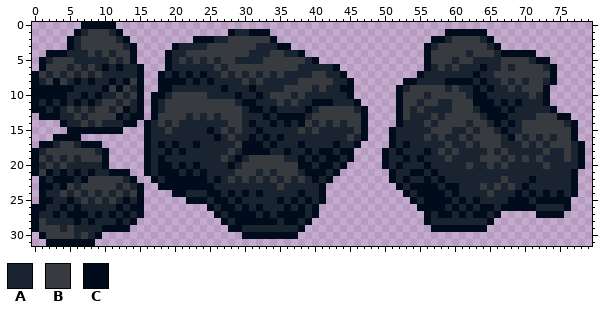
One commit to this sprite sheet: Assets/Sprites/Props/Rocks.png. That is the earlier state.
The file is 80x32 pixels.
Palette (. is transparent): A #1a2431  B #373a3e  C #000c1b
Pixels before, first column x 0:
 0 .......CCCCC...................................................................
 1 ......CABBBAC...............CAACCC.........................CCCCCC..............
 2 .....CABBBBBAC.........CCCAABBBBBBC......................CCABBBBAC.............
 3 .....CABBBBBBAC.....CAAAABBBBBBBAAACC...................CABBBBBBBAC............
 4 ..CCCAAABABABBC....CAABBBBBBBBBAAABBAAC.................CBBBBBABBBACCCCC.......
 5 .CABBBAAAAABABC....CABABABABBAAAABBBBBBAC...............CBBBABBAAAABBBBACC.....
 6 .CBBBABABACACAAC...CAAAAAABABBBBBBBBBBAAAAAC............CABABAAACAABABBBBAC....
 7 CBABABABABAAAAAC..CACACACAABABABABABAAAABBAAC..........CAAAAAAACAABBBBBBBBC....
 8 CABCBACACAACACBC..CCCCACACAAAABABAAAAABBBBBAAC.......CCAAAACCCCACAABABABBAC....
 9 CCCCCCAAAACBCBAC..CCAAAAAAACAAACAAAABBBBABAACC......CABBBBBABAACACAABABBBC.....
10 CCCCCAACACAABABC.CCABBBBBAAAACAACABBBABAAAAAAC......CBBBABBBBBACCAAAAAABAC.....
11 CACACACACABBABAC.CABBBBBBBBBBACCAAABABAACCCAAAC.....CBBABBAABBBCCCACACAAAC.....
12 CCACABABABBABCAC.CABBBBBBBBBBBACCACAAAACABBBBBAC....CBABAAAABBBACCCACAAAAAC....
13 .CCCAABABBBBCACC.CBBBBABABABBBAAACACCCCABBBBBBBC....CBAAABABBBBBACCCAAAABBBCC..
14 ....CAABABAAACC.CABABAAAAAAABBACAACACACBABABABBC....CAAABABBBBABBACACABBBBBBAC.
15 .....CCCCCCCC...CAABAAAAACABABAACAAAAABABAAAAABC...CAAAAABBBAABABBACAABBBBBBBC.
16 ...CCCC.........CAAAAAAAAACABAACACACAAAAAAAAABAC...CAAAABABAABABBBBACBABABABBC.
17 .CCABBACCC......CACACAACAAAAABCCCACAAACAAAACAAC....CACAAAAABAABABBBAAABABABBBAC
18 CABBBBBBBAC.....CAACACAAAAAABACCCCAACAACACCACC....CACAAACABABAAAABABAAAAABAABAC
19 CBABABABBBC.....CACAAAAAAAABACABBBBBAACACACCAC....CAACACAAABAAAABBBABABABAAABAC
20 CABABAAAAAC.....CACCACACAAAACABBBBBBBBCCACCAC.....CACAAACAAAAABAABABAAAAABAAAAC
21 CBCACACACAACCC..CACCCACACAAAABBBABABBBACCCAC.......CAACCACAAAAAAAAAAAAAAAAAAAC.
22 .CACCCACBBBBBAC..CACCCCCCACABABABABABABACAC........CACAACACAAAAAAAABAAACAAAAAC.
23 .CCACBABBBBBABAC..CCCCCCCCAAAAAAAAABAAAAAC..........CACCCCACCAAABABABACAAAAAAC.
24 .CAABABABABABABC....CCAAACCACACACAAAAACAAC...........CACCCCACAAAABAAACACACACAC.
25 .CCAACABABABACAC......CCCACCACAAAAACACACAC............CACCCCACACAAAACCCACCCCC..
26 CCAACACAAAAACACC.........CACCACACAAACACAC..............CCCCACACACCACCCCCAAAAC..
27 CAACACCCACACACAC..........CACCCCACACCCCAC...............CACCACACCAC.....CCCC...
28 CBAAAACACAAACAC............CACCCCCCACCAC................CAAAAAAAAC.............
29 CBBBABAAAACCCC..............CCAAAAAAAAC..................CCCCCCCC..............
30 .CBBBBABAC....................CCCCCCCC.........................................
31 ..CCCCCCC......................................................................
The result:
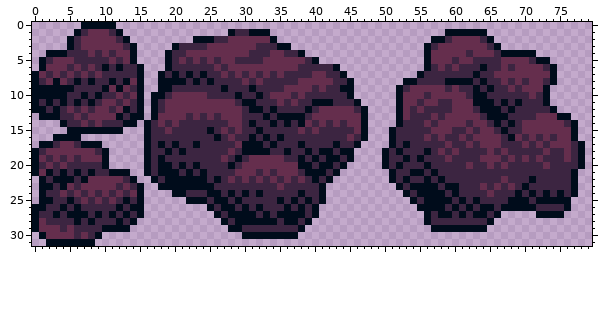
What changed:
colour A: #1a2431 -> #3c2541
colour B: #373a3e -> #652e4d
Pixel boxes of the changes (left, top, right, bottom) in both pictures:
changed: (39, 29, 361, 239)
changed: (389, 36, 578, 225)
